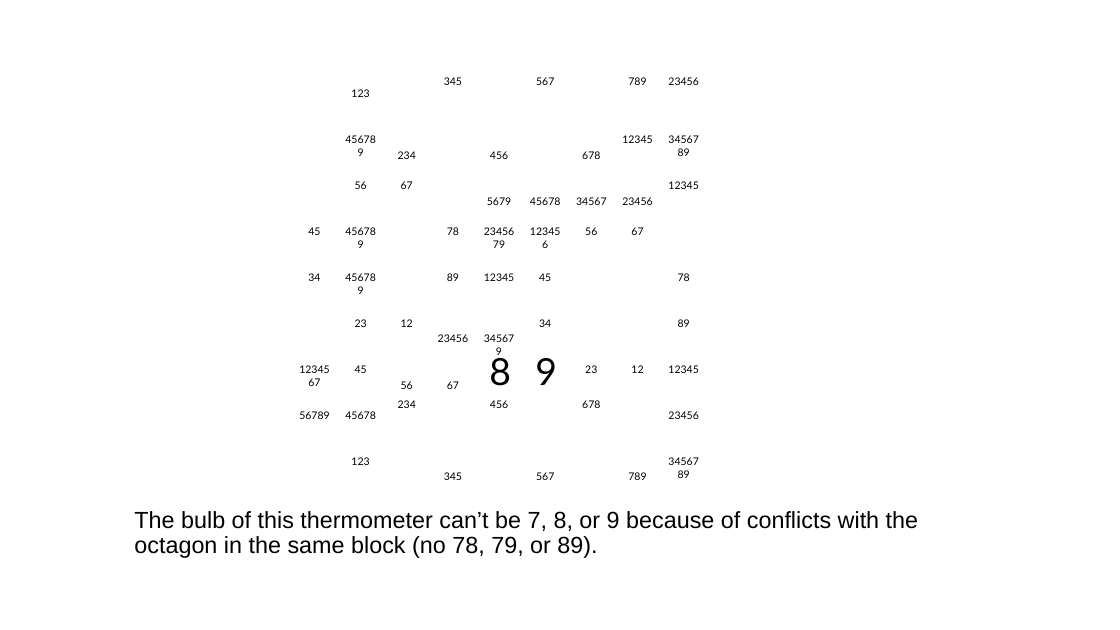
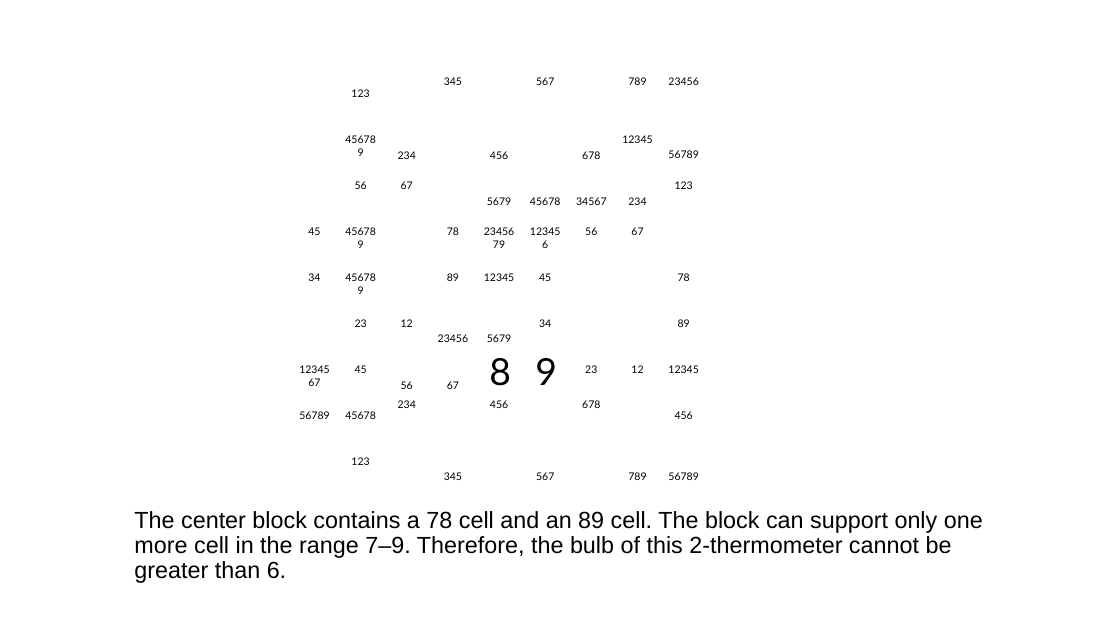
Before and after one commit to jhardis/WSJ_Number_Puzzles, a slide deck: slide 15 of 20260307_2.pptx (slide 11 before the commit). Drawn at 1120x630 pixels with LibreOffice and Linux fonts; fonts in the diff are those of the drawing; background and template pictures are left out. Boxes give left, top, right and bottom in pixels: in the first picture for what was removed or moved away, otherwise in the second. Text is boxed around its words. In the diff, an @@ line names an element or a change of style, - is before the commit and + after.

```diff
--- a/20260307_2.pptx
+++ b/20260307_2.pptx
@@ text removed at [658,129,710,162] @@
-3456789
@@ text added at [668,150,698,158], 9 pt, text #000000 @@
+56789
@@ text at [628,197,646,205]: text changed @@
-23456
+234
@@ text at [675,181,693,189]: text changed @@
-12345
+123
@@ text at [487,334,511,342]: text changed @@
-345679
+5679
@@ text at [675,411,693,419]: text changed @@
-23456
+456
@@ text removed at [658,451,710,485] @@
-3456789
@@ text added at [668,472,698,480], 9 pt, text #000000 @@
+56789
@@ text at [134,511,983,583]: text changed @@
-The bulb of this thermometer can’t be 7, 8, or 9 because of conflicts with the octagon in the same block (no 78, 79, or 89).
+The center block contains a 78 cell and an 89 cell. The block can support only one more cell in the range 7–9. Therefore, the bulb of this 2-thermometer cannot be greater than 6.
```
Also in this commit, not shown: 59 other slides changed, 3 slides added, 2 slides removed, 1 other file.
